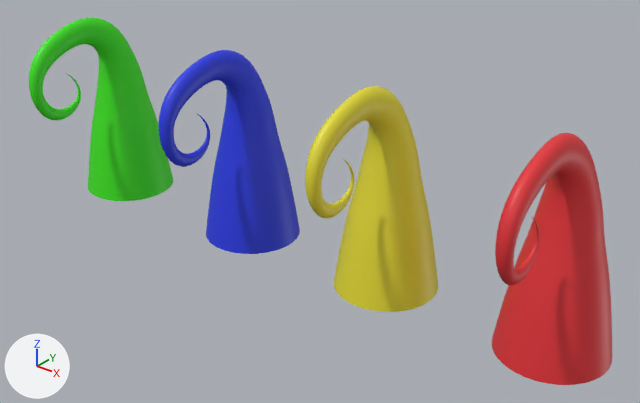
A saved change to the Blender file duendesproj/Assets/Modelagens/ItensMinijogos/Chapeu_gnomo_2.blend.
The view is the same before and after, from a 50 mm lens placed at (57.2, -147.3, 97.2), pointed at (-56.5, -5.1, 9.1). Every picture has the same lights, and +X, +Y and +Z are marked at lower left.

The scene before the commit, as lines of its bpy script (objects in view):
```python
ob_nurbspath = bpy.data.objects.new('NurbsPath', me_nurbspath)
ob_nurbspath.location = (0.0, 0.0, 46.5)
ob_nurbspath.rotation_euler = (0.0, -1.571, 0.0)  # degrees (0, -90, 0)
ob_nurbspath.scale = (2.94, 1.89, 1.89)
ob_nurbspath_001 = bpy.data.objects.new('NurbsPath.001', me_nurbspath_001)
ob_nurbspath_001.location = (-41.2, 0.0, 46.5)
ob_nurbspath_001.rotation_euler = (0.0, -1.571, 0.0)  # degrees (0, -90, 0)
ob_nurbspath_001.scale = (2.94, 1.89, 1.89)
ob_nurbspath_002 = bpy.data.objects.new('NurbsPath.002', me_nurbspath_002)
ob_nurbspath_002.location = (-82.7, 0.0, 46.5)
ob_nurbspath_002.rotation_euler = (0.0, -1.571, 0.0)  # degrees (0, -90, 0)
ob_nurbspath_002.scale = (2.94, 1.89, 1.89)
ob_nurbspath_003 = bpy.data.objects.new('NurbsPath.003', me_nurbspath_003)
ob_nurbspath_003.location = (-130.1, 0.0, 46.5)
ob_nurbspath_003.rotation_euler = (0.0, -1.571, 0.0)  # degrees (0, -90, 0)
ob_nurbspath_003.scale = (2.94, 1.89, 1.89)
```
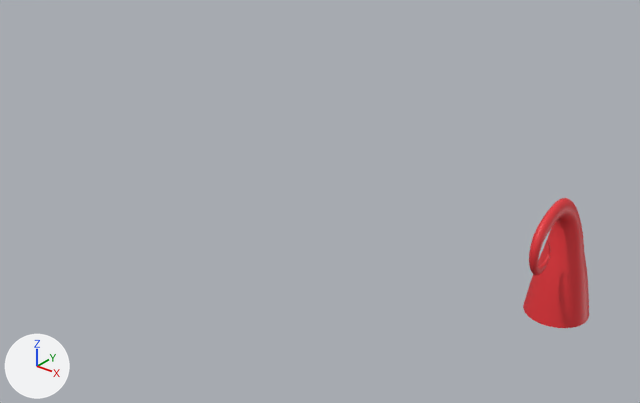
Where the newer file only moved an object's origin or applied its transform, the numbers keep the older frame.

Pixel boxes [x1, y1, x2, y2] of what changed, in the pictures (640 x 403 px):
'NurbsPath', mesh rescaled (45% narrower, 48% shorter)
    before: [492, 133, 612, 385]
    after: [523, 198, 589, 328]
'NurbsPath.001', deleted (yellow)
    before: [305, 86, 438, 312]
'NurbsPath.002', deleted (blue)
    before: [159, 50, 300, 254]
'NurbsPath.003', deleted (green)
    before: [29, 17, 173, 201]

Diff of the bpy script that builds the scene:
```diff
--- a/duendesproj/Assets/Modelagens/ItensMinijogos/Chapeu_gnomo_2.blend.py
+++ b/duendesproj/Assets/Modelagens/ItensMinijogos/Chapeu_gnomo_2.blend.py
@@ me_nurbspath @@
 me_nurbspath.from_pydata(...)  # 6912 vertices, 6864 faces; spans x -19.0..-2.1, y -14.8..6.4, z -6.4..6.4
 # used by ob_nurbspath; location = (0.0, 0.0, 46.5); rotation_euler = (0.0, -1.571, 0.0), in degrees (0, -90, 0); scale = (2.94, 1.89, 1.89)
+# me_nurbspath part 1: the whole mesh is scaled about its middle by (0.53, 0.53, 0.534), then moved by (-0.8, 1.9, 0.0)
 me_nurbspath.materials.append(mat_material)
@@ ob_nurbspath_001 @@
-ob_nurbspath_001 = bpy.data.objects.new('NurbsPath.001', me_nurbspath_001)
-ob_nurbspath_001.location = (-41.2, 0.0, 46.5)
-ob_nurbspath_001.rotation_euler = (0.0, -1.571, 0.0)  # degrees (0, -90, 0)
-ob_nurbspath_001.scale = (2.94, 1.89, 1.89)
@@ ob_nurbspath_002 @@
-ob_nurbspath_002 = bpy.data.objects.new('NurbsPath.002', me_nurbspath_002)
-ob_nurbspath_002.location = (-82.7, 0.0, 46.5)
-ob_nurbspath_002.rotation_euler = (0.0, -1.571, 0.0)  # degrees (0, -90, 0)
-ob_nurbspath_002.scale = (2.94, 1.89, 1.89)
@@ ob_nurbspath_003 @@
-ob_nurbspath_003 = bpy.data.objects.new('NurbsPath.003', me_nurbspath_003)
-ob_nurbspath_003.location = (-130.1, 0.0, 46.5)
-ob_nurbspath_003.rotation_euler = (0.0, -1.571, 0.0)  # degrees (0, -90, 0)
-ob_nurbspath_003.scale = (2.94, 1.89, 1.89)
```
